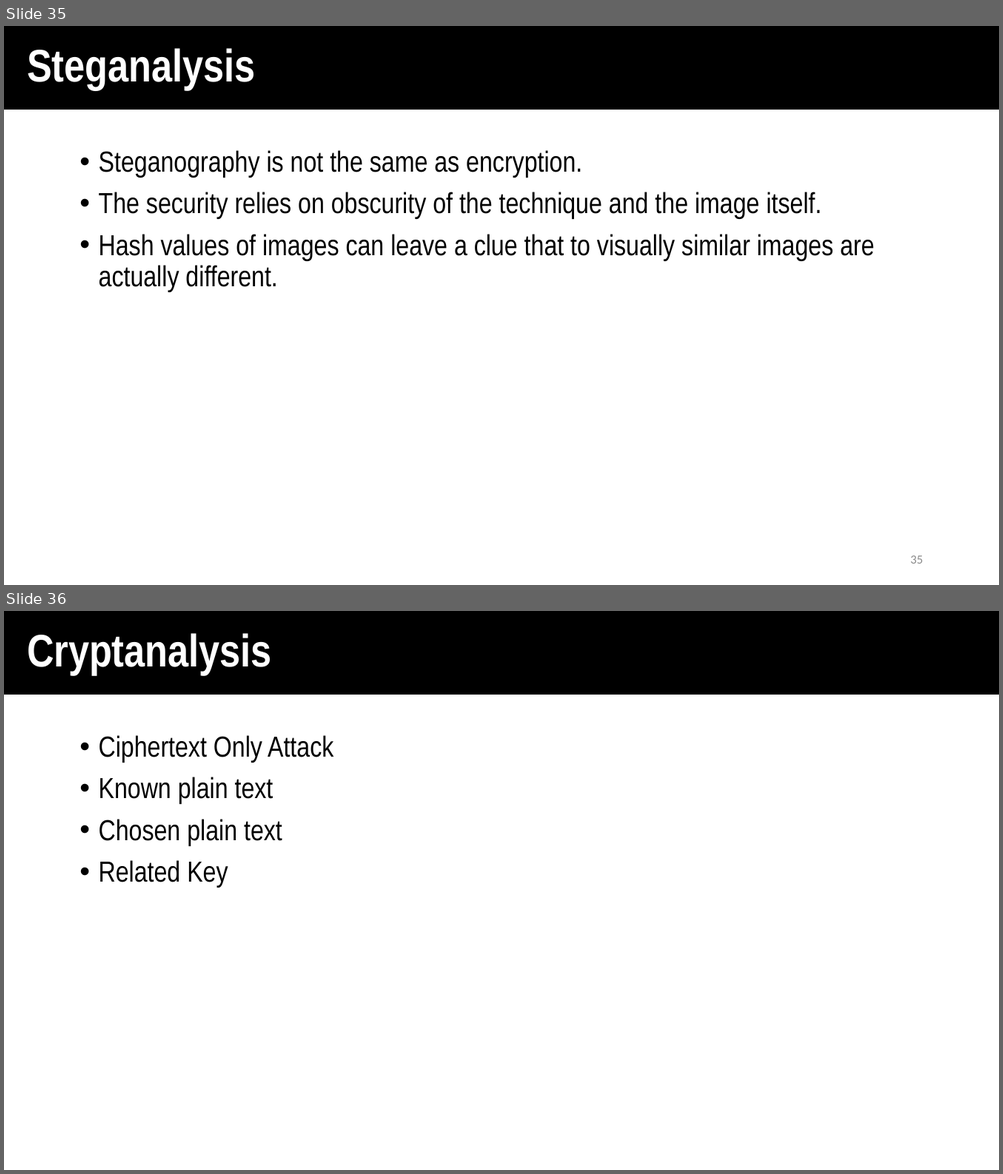
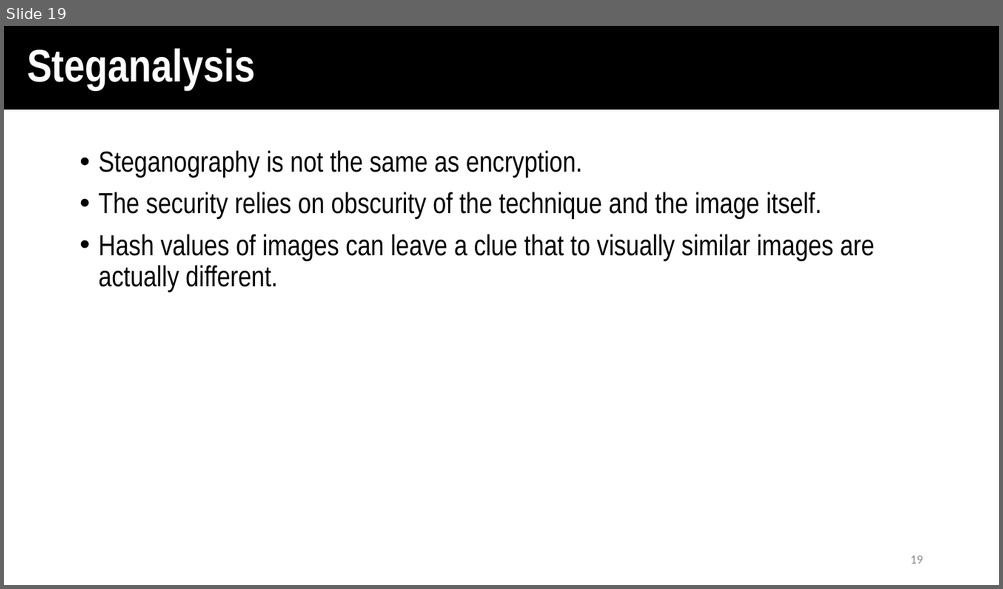
Before and after one commit to UNO-Babb/steg-hunt, a slide deck: Encryption_Steganography_Hashing.pptx. Shown one above the other, each under a label of ours: slides 35 and 36 before the commit, slide 19 after it. The pictures are 1003x1174 and 1003x589 pixels, drawn with LibreOffice and Linux fonts; fonts in the diff are those of the drawing; background and template pictures are left out. Boxes give left, top, right and bottom in pixels: in the first picture for what was removed or moved away, otherwise in the second. Text is boxed around its words. In the diff, an @@ line names an element or a change of style, - is before the commit and + after.

```diff
--- a/Encryption_Steganography_Hashing.pptx
+++ b/Encryption_Steganography_Hashing.pptx
@@ slide 36 removed at [4,611,999,1170], background #FFFFFF; not listed: 1 template element that a slide beside it also shows @@
@@ title removed at [27,633,272,675] @@
-Cryptanalysis
@@ text removed at [99,735,333,888] @@
-• Ciphertext Only Attack
-• Known plain text
-• Chosen plain text
-• Related Key
@@ what was slide 35 is now slide 19 @@
@@ page number at [910,556,922,564]: text changed @@
-35
+19
```
Also in this commit, not shown: 1 slide changed, 18 other slides removed, 20 other files.
